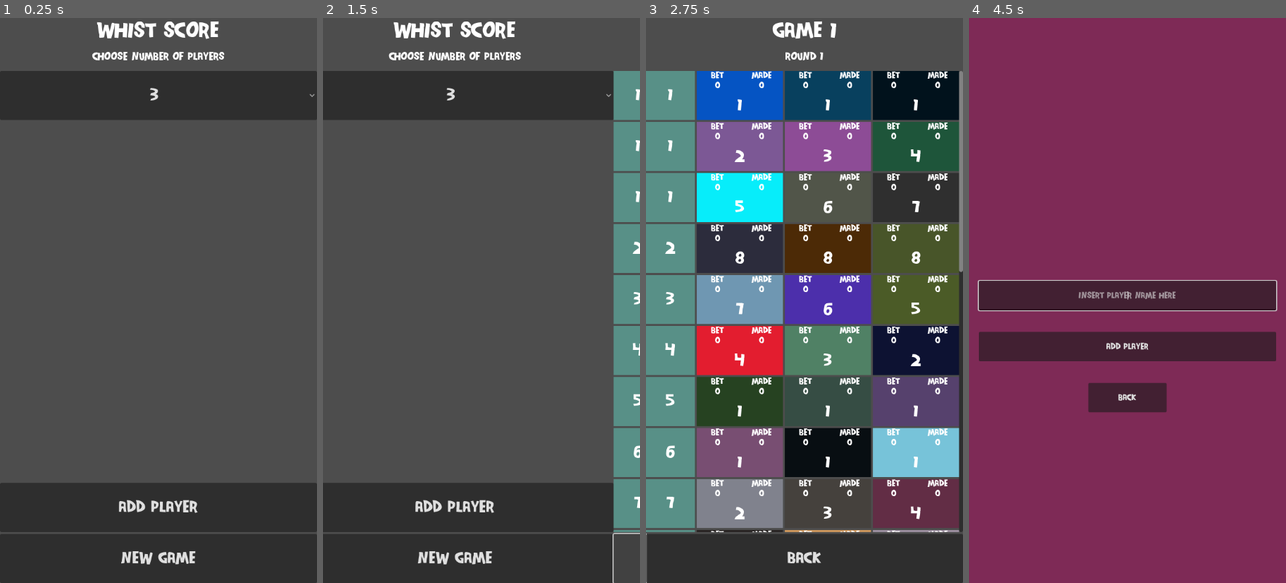
Above: before the commit, frames 1-4 (left to right).
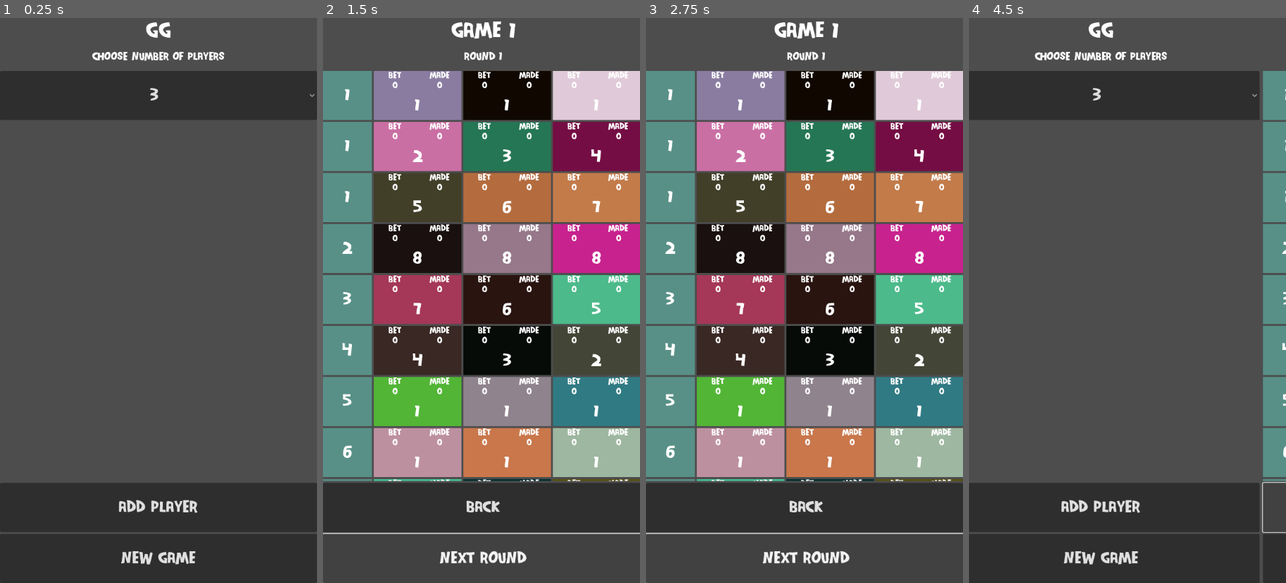
Above: after the commit, the same moments.

Repository: fakeplayerr/whistscore
Game: Godot game, scene res://scenes/game.tscn
Same seed, same stepped clock (60 frames per second), same inputs: the game is played once before the commit and once after it.
Inputs (mouse positions are in pixels of both pictures, inside the frame that each line leads up to):
- Up to frame 1 (0.25 s): no input
- Up to frame 2 (1.5 s): click "New Game" at 0.5 s; click (484, 560) at 1.25 s, where only the run after the commit has a clickable "Next Round"
- Up to frame 3 (2.75 s): click (804, 560) at 2 s, where only the run before the commit has a clickable "New Game"
- Up to frame 4 (4.5 s): click (1130, 560) at 2.75 s, where only the run after the commit has a clickable "Next Round"; click (1127, 97) at 3.5 s, where only the run before the commit has a clickable "3"; click (1127, 509) at 4.25 s, where only the run before the commit has a clickable "Add Player"

The runs differ from the first frame. In frame 1, 0.7% of the frame differs, in the area x 30-70%, y 0-4%; in frame 2, 71%; in frame 3, 66%; in frame 4, 100%, in the area x 0-100%, y 0-100%.

Commit message:
fix round cell sizes

Diff:
--- a/scenes/game.tscn
+++ b/scenes/game.tscn
@@ -1,30 +1,30 @@
 [gd_scene load_steps=9 format=3 uid="uid://tfqdb43t237a"]
 
 [ext_resource type="Script" path="res://resources/game.gd" id="1_vhiy2"]
-[ext_resource type="Script" path="res://resources/round_manager.gd" id="2_r24p6"]
-[ext_resource type="Script" path="res://resources/scoreboard.gd" id="2_tapfr"]
-[ext_resource type="Script" path="res://resources/globals.gd" id="3_0sghx"]
+[ext_resource type="Script" path="res://resources/scoreboard.gd" id="2_1qrak"]
+[ext_resource type="Script" path="res://resources/round_manager.gd" id="2_5rmhc"]
+[ext_resource type="Script" path="res://resources/globals.gd" id="3_ut2ur"]
 [ext_resource type="Theme" uid="uid://bed6prpoafpry" path="res://assets/theme.tres" id="4_67ttm"]
 
-[sub_resource type="Resource" id="Resource_i2qve"]
-script = ExtResource("2_r24p6")
+[sub_resource type="Resource" id="Resource_r2c4k"]
+script = ExtResource("2_5rmhc")
 rounds = Array[Resource("res://resources/round.gd")]([])
 players = Array[Resource("res://resources/player.gd")]([])
 
-[sub_resource type="Resource" id="Resource_ixh6a"]
-script = ExtResource("2_tapfr")
-round_manager = SubResource("Resource_i2qve")
+[sub_resource type="Resource" id="Resource_em1av"]
+script = ExtResource("2_1qrak")
+round_manager = SubResource("Resource_r2c4k")
 
-[sub_resource type="Resource" id="Resource_83wkw"]
-script = ExtResource("3_0sghx")
+[sub_resource type="Resource" id="Resource_r1kke"]
+script = ExtResource("3_ut2ur")
 score = 0
-game_name = "Whist Score"
+game_name = "GG"
 number_of_players = 0
 
-[node name="Node" type="Node"]
+[node name="Game" type="Node"]
 script = ExtResource("1_vhiy2")
-scoreboard = SubResource("Resource_ixh6a")
-globals = SubResource("Resource_83wkw")
+scoreboard = SubResource("Resource_em1av")
+globals = SubResource("Resource_r1kke")
 
 [node name="StartScreen" type="VBoxContainer" parent="."]
 anchors_preset = 15
@@ -138,8 +138,8 @@
 layout_mode = 2
 
 [node name="RoundsGrid" type="GridContainer" parent="GameScreen/ScrollContainer/HBoxContainer"]
+custom_minimum_size = Vector2(544, 836)
 layout_mode = 2
-size_flags_horizontal = 3
 theme = ExtResource("4_67ttm")
 columns = 3
 
@@ -150,7 +150,15 @@
 theme_override_font_sizes/font_size = 30
 text = "Back"
 
+[node name="Next Round" type="Button" parent="GameScreen"]
+custom_minimum_size = Vector2(0, 100)
+layout_mode = 2
+theme = ExtResource("4_67ttm")
+theme_override_font_sizes/font_size = 30
+text = "Next Round"
+
 [connection signal="item_selected" from="StartScreen/PlayerCount/OptionButton" to="." method="_on_number_of_players_selected"]
 [connection signal="pressed" from="StartScreen/AddPlayerButton" to="." method="_on_add_player_button_pressed"]
 [connection signal="button_up" from="StartScreen/Next" to="." method="_on_next_button_up"]
 [connection signal="button_up" from="GameScreen/Back" to="." method="_on_back_button_up"]
+[connection signal="pressed" from="GameScreen/Next Round" to="." method="_on_next_round_pressed"]
--- a/skins/round_skin.tscn
+++ b/skins/round_skin.tscn
@@ -5,13 +5,12 @@
 [ext_resource type="PackedScene" uid="uid://yqtk12djqhq8" path="res://effects/tween.tscn" id="3_d1p2s"]
 
 [node name="RoundSkin" type="Control"]
-custom_minimum_size = Vector2(40, 40)
+custom_minimum_size = Vector2(0, 100)
 layout_mode = 3
 anchors_preset = 0
 offset_right = 40.0
 offset_bottom = 40.0
 size_flags_horizontal = 3
-size_flags_vertical = 3
 theme = ExtResource("1_k6w4w")
 script = ExtResource("1_c47ma")
 
